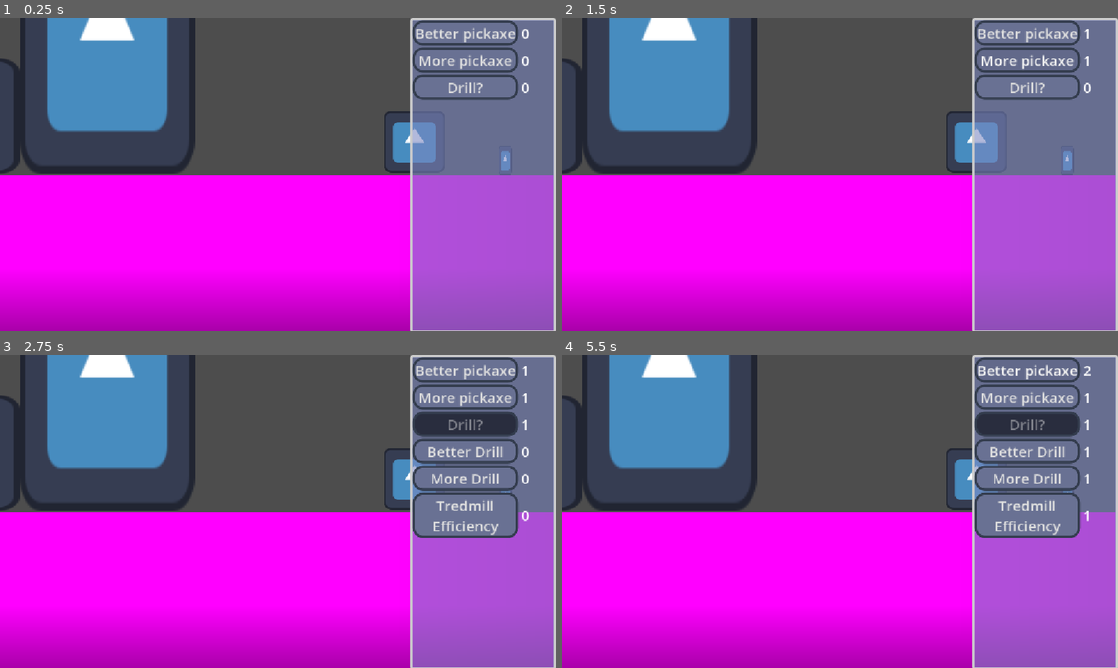
Above: before the commit, frames 1-4 (two rows, left to right).
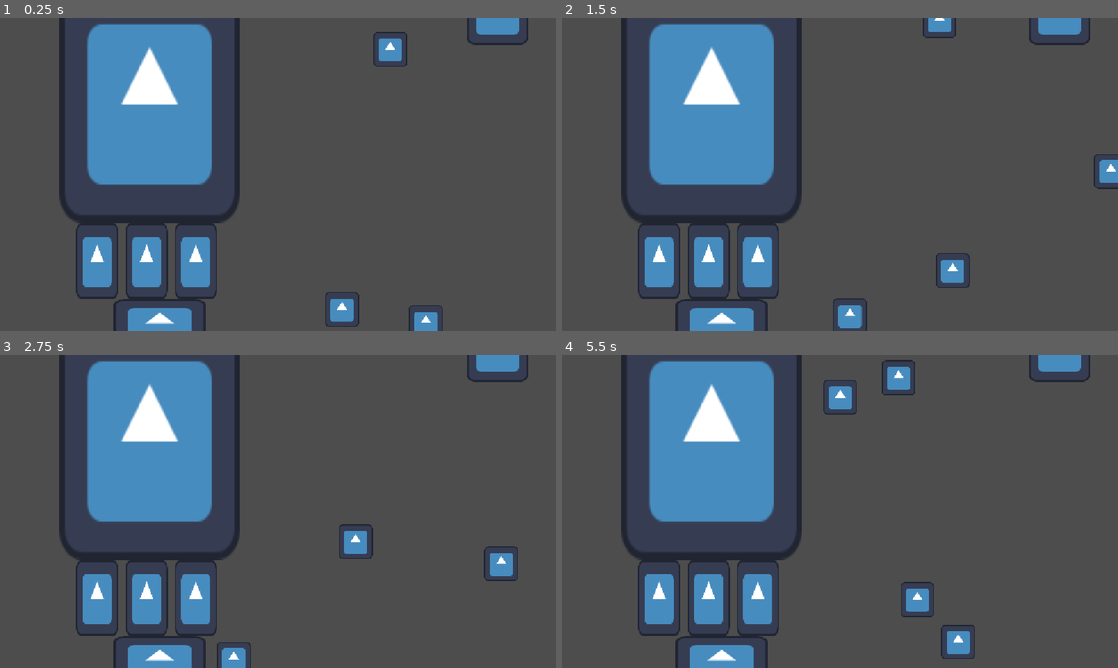
Above: after the commit, the same moments.

Repository: L99proof/jame-gam-game
Game: Godot game, scene res://world.tscn
Same seed, same stepped clock (60 frames per second), same inputs: the game is played once before the commit and once after it. The engine's default icon, where the game draws it, is replaced by a stand-in: a white triangle on a blue panel in a dark square.
Inputs (mouse positions are in pixels of both pictures, inside the frame that each line leads up to):
- Up to frame 1 (0.25 s): no input
- Up to frame 2 (1.5 s): click (1029, 33) at 0.5 s, where only the run before the commit has a clickable "Better pickaxe"; click (1029, 58) at 1.25 s, where only the run before the commit has a clickable "More pickaxe"
- Up to frame 3 (2.75 s): click (467, 423) at 2 s, where only the run before the commit has a clickable "Drill?"
- Up to frame 4 (5.5 s): click (1029, 452) at 2.75 s, where only the run before the commit has a clickable "Better Drill"; click (1029, 477) at 3.5 s, where only the run before the commit has a clickable "More Drill"; click (1029, 514) at 4.25 s, where only the run before the commit has a clickable "Tredmill Efficiency"; click (1029, 370) at 5 s, where only the run before the commit has a clickable "Better pickaxe"

The runs differ from the first frame. In frame 1, 76% of the frame differs, in the area x 0-100%, y 0-100%; in frame 2, 76%; in frame 3, 75%; in frame 4, 76%.

Commit message:
made stuff happen

Diff:
--- a/project.godot
+++ b/project.godot
@@ -33,11 +33,16 @@
 
 enabled=PackedStringArray("res://addons/godot_super-wakatime/plugin.cfg")
 
+[global_group]
+
+walls=""
+
 [input]
 
 mouse_click={
 "deadzone": 0.2,
 "events": [Object(InputEventMouseButton,"resource_local_to_scene":false,"resource_name":"","device":-1,"window_id":0,"a …(253 unchanged characters)…
+, Object(InputEventMouseButton,"resource_local_to_scene":false,"resource_name":"","device":-1,"window_id":0,"alt_pressed":false,"shift_pressed":false,"ctrl_pressed":false,"meta_pressed":false,"button_mask":0,"position":Vector2(0, 0),"global_position":Vector2(0, 0),"factor":1.0,"button_index":2,"canceled":false,"pressed":false,"double_click":false,"script":null)
 ]
 }
 
--- a/scenes/goob.tscn
+++ b/scenes/goob.tscn
@@ -1,3 +1,57 @@
 [gd_scene format=3 uid="uid://dmaa8vb3g4j4u"]
 
-[node name="goob" type="Node2D" unique_id=1422091004]
+[ext_resource type="Texture2D" uid="uid://4q335xxs2p" path="res://sprites/icon.svg" id="1_k4o35"]
+[ext_resource type="Script" uid="uid://difrqw62s02qc" path="res://scripts/character_body_2d.gd" id="3_o0jrb"]
+
+[sub_resource type="RectangleShape2D" id="RectangleShape2D_vddbn"]
+size = Vector2(70, 72)
+
+[sub_resource type="SpriteFrames" id="SpriteFrames_6iawg"]
+animations = [{
+"frames": [{
+"duration": 1.0,
+"texture": ExtResource("1_k4o35")
+}],
+"loop": 1,
+"name": &"standing",
+"speed": 5.0
+}, {
+"frames": [],
+"loop": 1,
+"name": &"walking",
+"speed": 5.0
+}]
+
+[node name="goob" type="CharacterBody2D" unique_id=33472376 node_paths=PackedStringArray("ray_cast_left", "ray_cast_down", "ray_cast_up", "ray_cast_right", "collision_shape_2d")]
+input_pickable = true
+motion_mode = 1
+slide_on_ceiling = false
+script = ExtResource("3_o0jrb")
+ray_cast_left = NodePath("RayCastLeft")
+ray_cast_down = NodePath("RayCastDown")
+ray_cast_up = NodePath("RayCastUp")
+ray_cast_right = NodePath("RayCastRight")
+collision_shape_2d = NodePath("CollisionShape2D")
+
+[node name="RayCastLeft" type="RayCast2D" parent="." unique_id=1554496903]
+target_position = Vector2(-36, 0)
+
+[node name="CollisionShape2D" type="CollisionShape2D" parent="." unique_id=805979276]
+shape = SubResource("RectangleShape2D_vddbn")
+
+[node name="RayCastDown" type="RayCast2D" parent="." unique_id=414710634]
+target_position = Vector2(0, 37)
+hit_from_inside = true
+
+[node name="RayCastUp" type="RayCast2D" parent="." unique_id=1391764431]
+target_position = Vector2(0, -37)
+
+[node name="RayCastRight" type="RayCast2D" parent="." unique_id=1406697584]
+target_position = Vector2(36, 0)
+
+[node name="goobSprite" type="AnimatedSprite2D" parent="." unique_id=1380003772]
+position = Vector2(-4.7683716e-07, 0)
+scale = Vector2(0.546875, 0.5625)
+sprite_frames = SubResource("SpriteFrames_6iawg")
+animation = &"standing"
+autoplay = "standing"
--- /dev/null
+++ b/scripts/character_body_2d.gd
@@ -0,0 +1,38 @@
+extends CharacterBody2D
+@export var ray_cast_left: RayCast2D
+@export var ray_cast_down: RayCast2D
+@export var ray_cast_up: RayCast2D
+@export var ray_cast_right: RayCast2D
+@export var collision_shape_2d: CollisionShape2D
+var stick = false
+
+const SPEED = 100
+func _ready() -> void:
+	velocity = Vector2(randf_range(-SPEED,SPEED),randf_range(-SPEED,SPEED))
+
+
+func _process(delta: float) -> void:
+	if stick == true:
+		position = get_global_mouse_position()
+
+func _input_event(viewport: Viewport, event: InputEvent, shape_idx: int) -> void:
+	if event is InputEventMouseButton:
+		if event.button_index == MOUSE_BUTTON_RIGHT and mouse_entered and stick == false:
+			print("Left button was clicked at ", event.position)
+			print("dooh")
+			stick = true
+		else: if event.button_index == MOUSE_BUTTON_RIGHT and stick == true:
+			stick = false
+
+func _physics_process(delta: float) -> void:
+	if ray_cast_down.is_colliding():
+		velocity.y += -SPEED
+	if ray_cast_right.is_colliding():
+		velocity.x += -SPEED
+	if ray_cast_up.is_colliding():
+		velocity.y += SPEED
+	if ray_cast_left.is_colliding():
+		velocity.x += SPEED
+
+
+	move_and_slide()
--- a/world.tscn
+++ b/world.tscn
@@ -1,30 +1,32 @@
 [gd_scene format=3 uid="uid://ckavqb25bdaul"]
 
 [ext_resource type="PackedScene" uid="uid://djf7keuxeyyoh" path="res://scenes/ui.tscn" id="1_f3sb7"]
-[ext_resource type="Texture2D" uid="uid://4q335xxs2p" path="res://sprites/icon.svg" id="1_fj7yv"]
 [ext_resource type="Script" uid="uid://dhle5ahad4cse" path="res://cameramove.gd" id="2_tlwt5"]
-[ext_resource type="Script" uid="uid://boa5scnw8xkf7" path="res://scripts/camera_2d.gd" id="1_fj7yv"]
 [ext_resource type="Texture2D" uid="uid://4q335xxs2p" path="res://sprites/icon.svg" id="3_tlwt5"]
+[ext_resource type="PackedScene" uid="uid://dmaa8vb3g4j4u" path="res://scenes/goob.tscn" id="4_aqk2v"]
+
+[sub_resource type="RectangleShape2D" id="RectangleShape2D_tv4mw"]
+size = Vector2(58.5625, 1013.5)
+
+[sub_resource type="RectangleShape2D" id="RectangleShape2D_aqk2v"]
+size = Vector2(1285.125, 145)
 
 [sub_resource type="RectangleShape2D" id="RectangleShape2D_vddbn"]
-size = Vector2(5176, 388)
+size = Vector2(377, 504)
 
-[sub_resource type="PlaceholderTexture2D" id="PlaceholderTexture2D_jmv0p"]
+[sub_resource type="RectangleShape2D" id="RectangleShape2D_jmv0p"]
+size = Vector2(87, 156)
+
+[sub_resource type="RectangleShape2D" id="RectangleShape2D_bjpuc"]
+size = Vector2(191, 97)
 
 [node name="World" type="Node2D" unique_id=2085603094]
-
-[node name="TextureRect" type="TextureRect" parent="." unique_id=1830423451]
-offset_left = -1214.0
-offset_top = -830.0
-offset_right = 1413.0
-offset_bottom = 966.0
-texture = ExtResource("1_fj7yv")
-stretch_mode = 1
 
 [node name="Camera2D" type="Camera2D" parent="." unique_id=1013682925]
 script = ExtResource("2_tlwt5")
 
 [node name="UI" parent="Camera2D" unique_id=464854239 instance=ExtResource("1_f3sb7")]
+visible = false
 z_index = 100
 offset_left = 274.0
 offset_top = -324.0
@@ -33,40 +35,95 @@
 
 [node name="solid" type="StaticBody2D" parent="." unique_id=2057744706]
 
-[node name="floor" type="CollisionShape2D" parent="solid" unique_id=1146851482]
-position = Vector2(240, 194)
+[node name="fence2" type="CollisionShape2D" parent="solid" unique_id=539559856 groups=["walls"]]
+position = Vector2(-609.125, -26)
+shape = SubResource("RectangleShape2D_tv4mw")
+
+[node name="fence2sprite" type="Sprite2D" parent="solid/fence2" unique_id=1527351140 groups=["walls"]]
+scale = Vector2(0.15624748, 0.4719848)
+texture = ExtResource("3_tlwt5")
+
+[node name="fence3" type="CollisionShape2D" parent="solid" unique_id=582304332 groups=["walls"]]
+position = Vector2(26.4375, -507.5)
+shape = SubResource("RectangleShape2D_aqk2v")
+
+[node name="fence2sprite" type="Sprite2D" parent="solid/fence3" unique_id=1113859505]
+scale = Vector2(0.15624748, 0.4719848)
+texture = ExtResource("3_tlwt5")
+
+[node name="fence4" type="CollisionShape2D" parent="solid" unique_id=900731151 groups=["walls"]]
+position = Vector2(695.28125, -117.25)
+shape = SubResource("RectangleShape2D_tv4mw")
+
+[node name="fence2sprite" type="Sprite2D" parent="solid/fence4" unique_id=1977973383]
+scale = Vector2(0.15624748, 0.4719848)
+texture = ExtResource("3_tlwt5")
+
+[node name="fence5" type="CollisionShape2D" parent="solid" unique_id=98384616 groups=["walls"]]
+position = Vector2(38, 428)
+shape = SubResource("RectangleShape2D_aqk2v")
+
+[node name="fence2sprite" type="Sprite2D" parent="solid/fence5" unique_id=90993576]
+scale = Vector2(0.15624748, 0.4719848)
+texture = ExtResource("3_tlwt5")
+
+[node name="guyshape" type="CollisionShape2D" parent="solid" unique_id=1332950676]
+position = Vector2(-265.5, -152)
 shape = SubResource("RectangleShape2D_vddbn")
 
-[node name="floorSprite" type="Sprite2D" parent="solid/floor" unique_id=1418521922]
-position = Vector2(-3.993511e-06, 0.50001526)
-scale = Vector2(5176, 387.00003)
-texture = SubResource("PlaceholderTexture2D_jmv0p")
-
-[node name="bigGuy" type="Sprite2D" parent="." unique_id=1163431889]
-position = Vector2(-354, -286.5)
-scale = Vector2(2.8281255, 4.4765625)
+[node name="bigGuy" type="Sprite2D" parent="solid/guyshape" unique_id=1163431889]
+position = Vector2(-0.5, -1)
+scale = Vector2(2.929688, 3.953125)
 texture = ExtResource("3_tlwt5")
 
-[node name="drill" type="Sprite2D" parent="." unique_id=929776969]
-position = Vector2(-737.99994, -121)
-scale = Vector2(3.171875, 1.890625)
+[node name="drillshape" type="CollisionShape2D" parent="solid" unique_id=1458447829]
+position = Vector2(-374.5, 180)
+shape = SubResource("RectangleShape2D_jmv0p")
+
+[node name="drill" type="Sprite2D" parent="solid/drillshape" unique_id=929776969]
+position = Vector2(-0.1875, -0.99998474)
+scale = Vector2(0.6826176, 1.2304688)
 texture = ExtResource("3_tlwt5")
 
-[node name="tredmill" type="Sprite2D" parent="." unique_id=349309882]
-position = Vector2(-1311.0001, -39.000004)
-scale = Vector2(2.984375, 0.609375)
+[node name="treadshape" type="CollisionShape2D" parent="solid" unique_id=1528399160]
+position = Vector2(-244.5, 306.5)
+shape = SubResource("RectangleShape2D_bjpuc")
+
+[node name="tredmill" type="Sprite2D" parent="solid/treadshape" unique_id=349309882]
+position = Vector2(-0.5, 0.5)
+scale = Vector2(1.5039059, 0.75390637)
 texture = ExtResource("3_tlwt5")
 
-[node name="pickaxeStand?" type="Sprite2D" parent="." unique_id=1836593163]
-position = Vector2(283, -68)
+[node name="drillshape2" type="CollisionShape2D" parent="solid" unique_id=1376050983]
+position = Vector2(-272, 180)
+shape = SubResource("RectangleShape2D_jmv0p")
+
+[node name="drill" type="Sprite2D" parent="solid/drillshape2" unique_id=1463705783]
+position = Vector2(-0.1875, -0.99998474)
+scale = Vector2(0.6826176, 1.2304688)
 texture = ExtResource("3_tlwt5")
 
-[node name="fence" type="Sprite2D" parent="." unique_id=1547652429]
-position = Vector2(471, -29.000002)
-scale = Vector2(0.20312507, 0.46874997)
+[node name="drillshape3" type="CollisionShape2D" parent="solid" unique_id=1054299462]
+position = Vector2(-170, 180)
+shape = SubResource("RectangleShape2D_jmv0p")
+
+[node name="drill" type="Sprite2D" parent="solid/drillshape3" unique_id=1664652977]
+position = Vector2(-0.1875, -0.99998474)
+scale = Vector2(0.6826176, 1.2304688)
 texture = ExtResource("3_tlwt5")
 
-[node name="fence2" type="Sprite2D" parent="." unique_id=1527351140]
-position = Vector2(803, -29)
-scale = Vector2(0.15624748, 0.4719848)
+[node name="pickaxeStand" type="Sprite2D" parent="." unique_id=1836593163]
+position = Vector2(455, -333)
 texture = ExtResource("3_tlwt5")
+
+[node name="goob" parent="." unique_id=1422091004 instance=ExtResource("4_aqk2v")]
+position = Vector2(321, 284)
+
+[node name="goob2" parent="." unique_id=1087957917 instance=ExtResource("4_aqk2v")]
+position = Vector2(238, -247)
+
+[node name="goob3" parent="." unique_id=1434186784 instance=ExtResource("4_aqk2v")]
+position = Vector2(617, -145)
+
+[node name="goob4" parent="." unique_id=1274700675 instance=ExtResource("4_aqk2v")]
+position = Vector2(155, 277)
Empty file added: scripts/goob.gd
Not shown, added: scripts/goob.gd.uid
